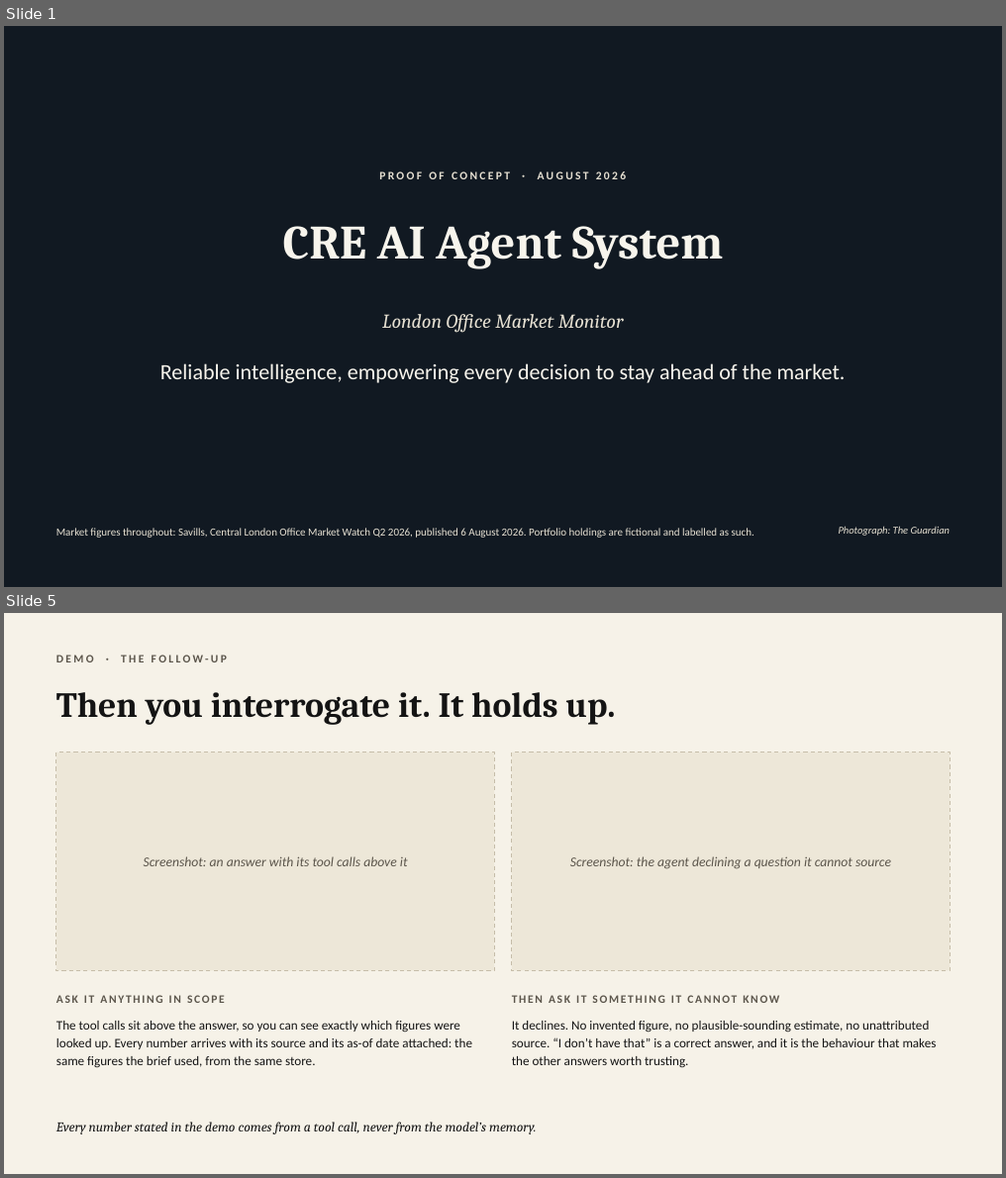
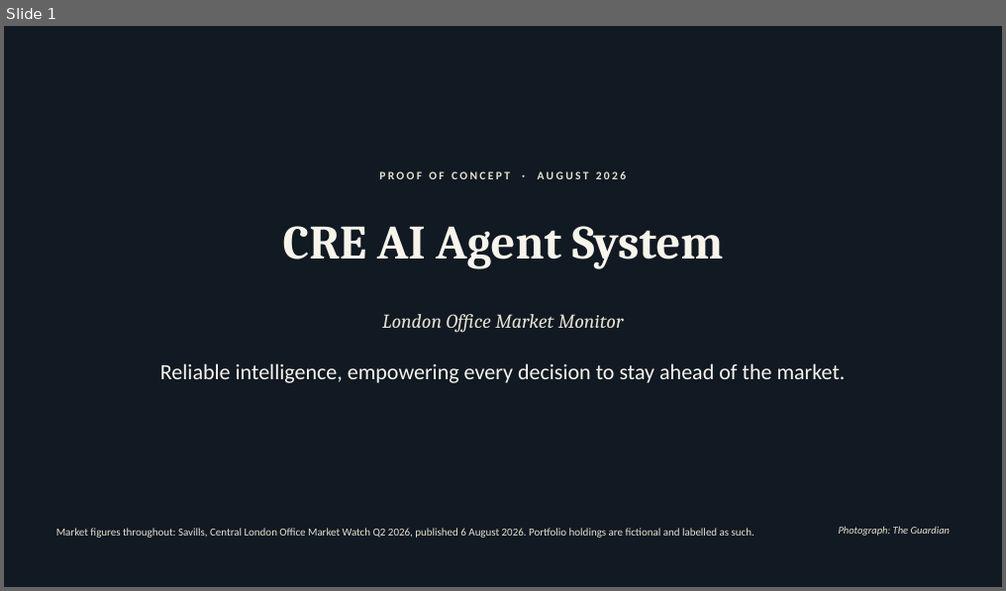
Before and after one commit to ethanlee928/cre_market_agent, a slide deck: slides/cre-ai-agent-system.pptx. Shown one above the other, each under a label of ours: slides 1 and 5 before the commit, slide 1 after it; the slides between them are not shown. The pictures are 1006x1178 and 1006x591 pixels, drawn with LibreOffice and Linux fonts; fonts in the diff are those of the drawing; background and template pictures are left out; a plain dark background stands for a picture behind light text. Boxes give left, top, right and bottom in pixels: in the first picture for what was removed or moved away, otherwise in the second. Text is boxed around its words. In the diff, an @@ line names an element or a change of style, - is before the commit and + after.

```diff
--- a/slides/cre-ai-agent-system.pptx
+++ b/slides/cre-ai-agent-system.pptx
@@ slide 5 removed at <box>4,613,1002,1174</box>, background #F6F2E8 @@
@@ text removed at <box>56,655,227,663</box> @@
-DEMO · THE FOLLOW-UP
@@ text removed at <box>56,692,615,725</box> @@
-Then you interrogate it. It holds up.
@@ rectangle removed at <box>56,753,494,970</box> @@
@@ rectangle removed at <box>512,753,949,970</box> @@
@@ text removed at <box>144,857,408,866</box> @@
-Screenshot: an answer with its tool calls above it
@@ text removed at <box>570,857,891,869</box> @@
-Screenshot: the agent declining a question it cannot source
@@ text removed at <box>56,995,225,1003</box> @@
-ASK IT ANYTHING IN SCOPE
@@ text removed at <box>512,995,779,1003</box> @@
-THEN ASK IT SOMETHING IT CANNOT KNOW
@@ text removed at <box>56,1021,472,1068</box> @@
-The tool calls sit above the answer, so you can see exactly which figures were looked up. Every number arrives with its source and its as-of date attached: the same figures the brief used, from the same store.
@@ text removed at <box>512,1021,937,1068</box> @@
-It declines. No invented figure, no plausible-sounding estimate, no unattributed source. “I don’t have that” is a correct answer, and it is the behaviour that makes the other answers worth trusting.
@@ text removed at <box>56,1122,536,1135</box> @@
-Every number stated in the demo comes from a tool call, never from the model’s memory.
```
Also in this commit, not shown: 2 slides changed, 2 slides added, 1 other slide removed, 4 other files.
